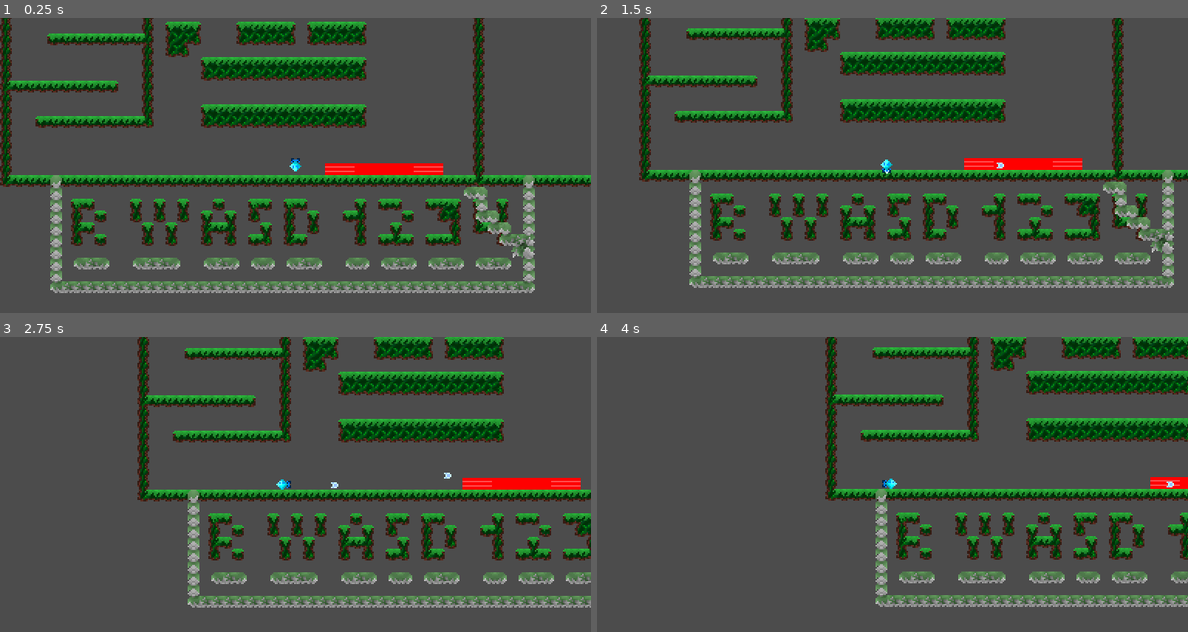
Above: before the commit, frames 1-4 (two rows, left to right).
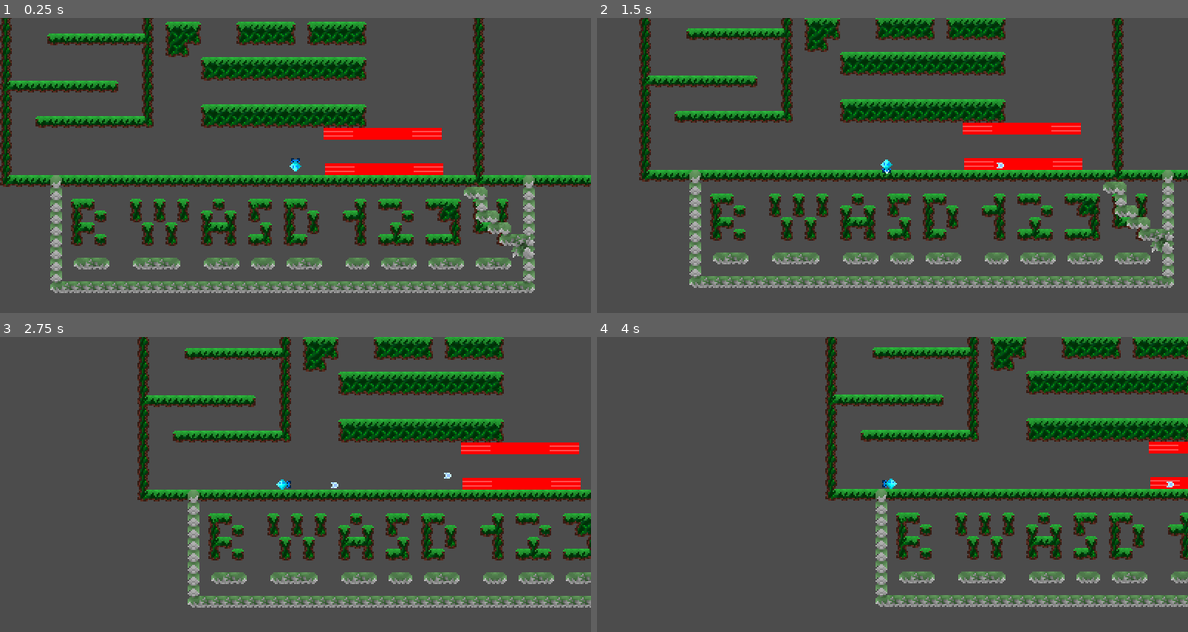
Above: after the commit, the same moments.

Repository: Elaech/GameDesign
Game: Godot game, scene res://Levels/FirstJungleUnderground.tscn
Same seed, same stepped clock (60 frames per second), same inputs: the game is played once before the commit and once after it.
Inputs:
- Up to frame 1 (0.25 s): no input
- Up to frame 2 (1.5 s): hold D 0.53-1.28 s; hold R 0.53-1.28 s; hold S from 1.28 s (still down); tap 1 at 1.35 s
- Up to frame 3 (2.75 s): release S at 2.03 s; hold D from 2.03 s (still down); hold 2 from 2.03 s (still down)
- Up to frame 4 (4 s): release D at 2.78 s; release 2 at 2.78 s; hold W 2.78-3.53 s; tap 3 at 2.85 s; hold A from 3.53 s (still down); hold R from 3.53 s (still down)

The runs differ from the first frame. In frame 1, 0.8% of the frame differs, in the area x 54-75%, y 37-42%; in frame 2, 0.8%; in frame 3, 0.8%; in frame 4, 0.3%.

Commit message:
Finished HurtboxLayer + SpikeBehaviour

Diff:
--- a/DroneGame/Levels/FirstJungleUnderground.tscn
+++ b/DroneGame/Levels/FirstJungleUnderground.tscn
@@ -18,4 +18,8 @@
 position = Vector2( 60, 4 )
 scale = Vector2( 10, 1 )
 
+[node name="Spikes2" parent="." instance=ExtResource( 4 )]
+position = Vector2( 59, -20 )
+scale = Vector2( 10, 1 )
+
 [node name="Player" parent="." instance=ExtResource( 3 )]
--- a/DroneGame/Scripts/Player.gd
+++ b/DroneGame/Scripts/Player.gd
@@ -6,7 +6,7 @@
 var GRAVITY = 80
 var MAX_SPEED = 100
 var CANNON_FORCE = 60
-var hurtbox_disable_time = 0.3
+var hurtbox_disable_time = 0.5
 var next_cannon_timer_wait_time = 0.5
 var cannon_switch_time = 1
 var up_motion_multi = 1.25
@@ -19,6 +19,7 @@
 var cannon_damage = 10
 var cannon_mode = 2
 var cannonball_speed = 80
+var last_damaging_areas = []
 const CANNONBALL_RESOURCE =preload("res://WorldObjects/Cannonball.tscn")
 onready var cannon_timer = get_node("CannonTimer")
 onready var cannon_switch_timer = get_node("CannonSwitchTimer")
@@ -175,12 +176,12 @@
 func take_damage(damage):
 	if hurtbox_timer.is_stopped():
 		LIFE =LIFE -damage
-		print("Life is",LIFE)
+		print("Life is ",LIFE)
 		if LIFE <= 0:
 			detach_camera()
 			queue_free()
 		else:
-			set_deferred("hurtbox.monitorable", false)
+			set_deferred("hurtbox.monitoring", false)
 			hurtbox_timer.start(hurtbox_disable_time)
 			player_sprite.modulate = Color(1,1,1,0.5)
 
@@ -193,16 +194,16 @@
 
 func _on_Hurtbox_area_entered(area):
 	if area.has_method("get_damage"):
+		last_damaging_areas.append(area)
 		take_damage(area.get_damage())
 
 
 func _on_HurtboxTimer_timeout():
-	hurtbox.monitorable = true
+	hurtbox.monitoring = true
 	hurtbox_timer.stop()
 	player_sprite.modulate = Color(1,1,1,1)
-
-
-
-func _on_Hurtbox_body_entered(body):
-	if body.has_method("get_damage"):
-		take_damage(body.get_damage())
+	for area in hurtbox.get_overlapping_areas():
+		if area in last_damaging_areas:
+			take_damage(area.get_damage())
+			return
+	last_damaging_areas.clear()
--- a/DroneGame/WorldObjects/Spikes.gd
+++ b/DroneGame/Scripts/Spikes.gd
@@ -1,4 +1,4 @@
-extends StaticBody2D
+extends Area2D
 
 
 
--- a/DroneGame/WorldObjects/Player.tscn
+++ b/DroneGame/WorldObjects/Player.tscn
@@ -37,7 +37,8 @@
 
 [node name="Hurtbox" type="Area2D" parent="."]
 position = Vector2( 0, -0.5 )
-collision_layer = 4
+monitorable = false
+collision_layer = 0
 collision_mask = 4
 
 [node name="CollisionShape2D" type="CollisionShape2D" parent="Hurtbox"]
@@ -48,5 +49,4 @@
 [connection signal="timeout" from="CannonTimer" to="." method="_on_Timer_timeout"]
 [connection signal="timeout" from="CannonSwitchTimer" to="." method="_on_CannonSwitchTimer_timeout"]
 [connection signal="area_entered" from="Hurtbox" to="." method="_on_Hurtbox_area_entered"]
-[connection signal="body_entered" from="Hurtbox" to="." method="_on_Hurtbox_body_entered"]
 [connection signal="timeout" from="Hurtbox/HurtboxTimer" to="." method="_on_HurtboxTimer_timeout"]
--- a/DroneGame/WorldObjects/Spikes.tscn
+++ b/DroneGame/WorldObjects/Spikes.tscn
@@ -1,30 +1,29 @@
 [gd_scene load_steps=5 format=2]
 
 [ext_resource path="res://TempTextures/RedSquare1.png" type="Texture" id=1]
-[ext_resource path="res://WorldObjects/Spikes.gd" type="Script" id=2]
+[ext_resource path="res://Scripts/Spikes.gd" type="Script" id=2]
+
+[sub_resource type="RectangleShape2D" id=1]
+extents = Vector2( 4, 4 )
 
 [sub_resource type="RectangleShape2D" id=2]
 extents = Vector2( 4, 4 )
 
-[sub_resource type="RectangleShape2D" id=1]
-extents = Vector2( 4, 4 )
+[node name="Spikes" type="StaticBody2D"]
 
-[node name="StaticBody2D" type="StaticBody2D"]
+[node name="Hurtbox" type="Area2D" parent="."]
+monitoring = false
+collision_layer = 4
+collision_mask = 2147483648
 script = ExtResource( 2 )
 
-[node name="Hurtbox" type="Area2D" parent="."]
-collision_layer = 4
-collision_mask = 2147483652
+[node name="CollisionShape2D" type="CollisionShape2D" parent="Hurtbox"]
+shape = SubResource( 1 )
 
-[node name="CollisionShape2D" type="CollisionShape2D" parent="Hurtbox"]
+[node name="CollisionShape2D" type="CollisionShape2D" parent="."]
 shape = SubResource( 2 )
 
-[node name="CollisionShape2D" type="CollisionShape2D" parent="."]
-shape = SubResource( 1 )
-
 [node name="Sprite" type="Sprite" parent="."]
-position = Vector2( -4, -4 )
 texture = ExtResource( 1 )
-centered = false
 region_enabled = true
-region_rect = Rect2( 8, 8, 8, 8 )
+region_rect = Rect2( 0, 0, 8, 8 )
